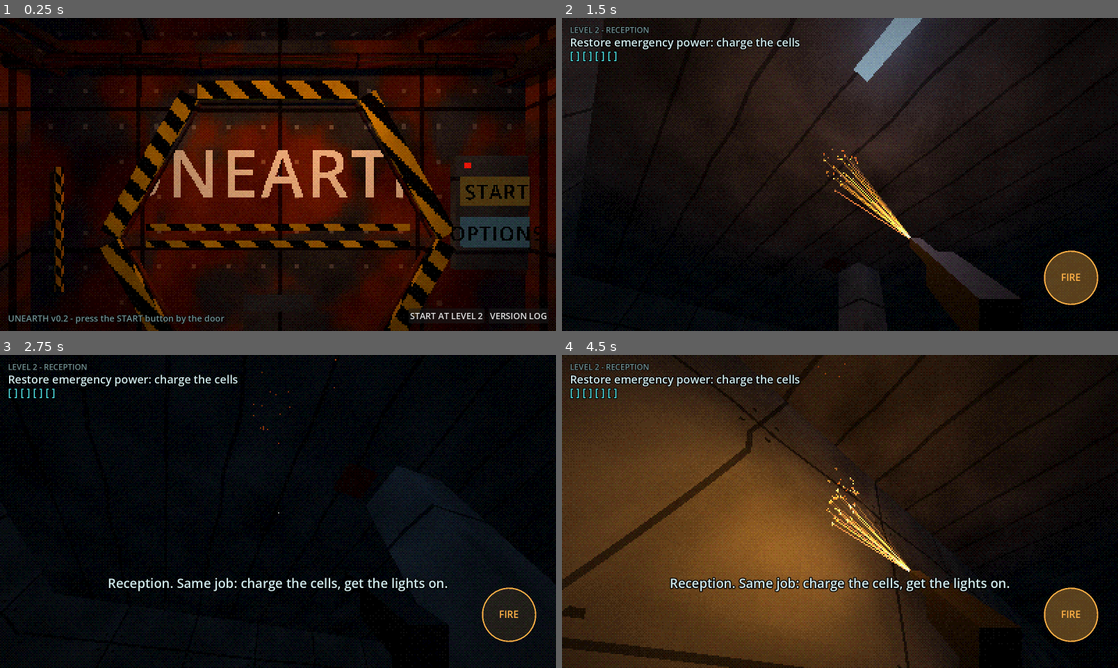
Above: before the commit, frames 1-4 (two rows, left to right).
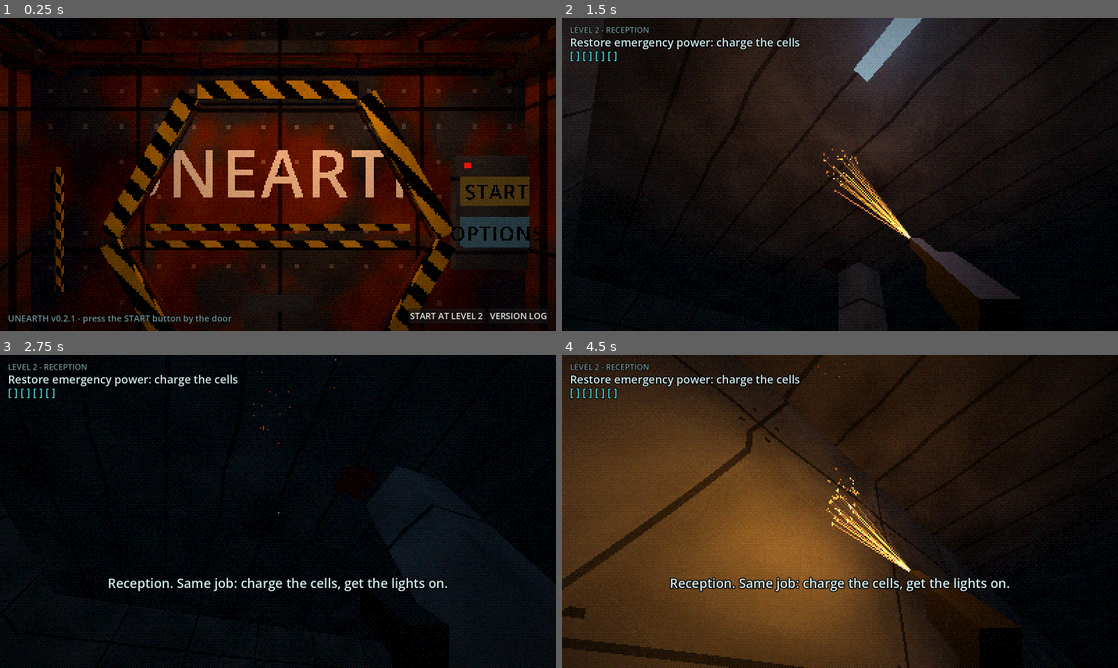
Above: after the commit, the same moments.

Repository: ctrlnomad/unearth-game
Game: Godot game, scene res://scenes/main.tscn
Two runs of this game, one before a commit and one after it. Both use one fixed random seed, a clock stepped at 60 frames per second and the inputs below.
Inputs (mouse positions are in pixels of both pictures, inside the frame that each line leads up to):
- Up to frame 1 (0.25 s): no input
- Up to frame 2 (1.5 s): click "START AT LEVEL 2" at 0.5 s; tap Enter at 1.25 s; move the mouse to (867, 174) at 1.27 s; press the mouse at (867, 174) at 1.28 s; hold W (move_forward) from 1.28 s (still down)
- Up to frame 3 (2.75 s): keep holding W (move_forward); tap Space (jump) at 1.52, 2.27 s; move the mouse to (250, 511) at 2.02 s; release the mouse at (250, 511) at 2.03 s; click (250, 511) at 2.1 s
- Up to frame 4 (4.5 s): keep holding W (move_forward); move the mouse to (851, 505) at 2.77 s; hold Shift (run) 2.78-3.53 s; click (851, 505) at 3.05 s; move the mouse to (834, 517) at 3.52 s; click (834, 517) at 3.6 s; tap Space (jump) at 3.77 s; move the mouse to (878, 514) at 4.27 s; press the mouse at (878, 514) at 4.28 s

The runs differ from the first frame. In frame 1, 0.4% of the frame differs, in the area x 12-42%, y 94-98%; in frame 2, 1.4%, in the area x 86-97%, y 74-92%; in frame 3, 0.6%; in frame 4, 1.4%.

Commit message:
Let the mouse play without pointer capture in browsers (v0.2.1)
Co-Authored-By: Claude Fable 5.2 <noreply@anthropic.com>
Claude-Session: https://claude.ai/code/session_01SaW6WTgdo4fXbeSnvrActV

Diff:
--- a/scripts/game.gd
+++ b/scripts/game.gd
@@ -18,8 +18,12 @@
 const TouchUI := preload("res://scripts/touch_ui.gd")
 const Sfx := preload("res://scripts/sfx.gd")
 
-const VERSION := "0.2"
+const VERSION := "0.2.1"
 const LOG := [
+	["v0.2.1 - 2026-11-13 - Mouse fix", [
+		"The mouse now works in browsers that refuse to capture it (an iPad with a mouse or trackpad): move to look, hold the button to fire, WASD to walk.",
+		"The on-screen FIRE button and thumbstick only show when you are playing by touch.",
+	]],
 	["v0.2 - 2026-11-13 - Moved to Godot", [
 		"The game is built in Godot again and exported to the browser, so the laptop game and the iPad build are the same project.",
 		"Everything from v0.1 is ported: power cells, scanner dots, ghosts, flares, the vents and Reception.",
--- a/scripts/main.gd
+++ b/scripts/main.gd
@@ -37,6 +37,7 @@
 var dots: Node               # the scanner's marks (scripts/scan_dots.gd)
 var touch_mode := false      # set by the first touch: on-screen controls, no mouse capture
 var _touches := {}           # touch index -> {role: look/move/fire, start, moved}
+var free_mouse := false      # the mouse plays without being captured (browsers that refuse pointer lock, e.g. on an iPad)
 var _post: ShaderMaterial
 var _crosshair: ColorRect
 
@@ -170,10 +171,13 @@
 			if touch.role == "fire":
 				held = true
 	else:
-		held = Input.mouse_mode == Input.MOUSE_MODE_CAPTURED and Input.is_action_pressed("fire")
-	player.touch_active = touch_mode
+		held = (free_mouse or Input.mouse_mode == Input.MOUSE_MODE_CAPTURED) and Input.is_action_pressed("fire")
+	if Input.mouse_mode == Input.MOUSE_MODE_CAPTURED:
+		free_mouse = false
+	player.touch_active = touch_mode or free_mouse
 	player.gun.fire_held = held and not options.visible and not game.sheet_open()
 	game.touch_ui.fire_on = held
+	game.touch_ui.visible = touch_mode
 
 
 ## Touch controls. Left side of the screen: thumbstick. FIRE button: trigger, and
@@ -231,8 +235,12 @@
 		return
 	if options.visible or game.sheet_open():
 		return
-	if event is InputEventMouse and (touch_mode or event.device == InputEvent.DEVICE_ID_EMULATION):
+	if event is InputEventMouse and event.device == InputEvent.DEVICE_ID_EMULATION:
 		return   # touches are handled in _input
+	if event is InputEventMouseButton and event.pressed:
+		touch_mode = false   # a real mouse: back to mouse controls
+	elif event is InputEventMouse and touch_mode:
+		return
 	if Input.mouse_mode == Input.MOUSE_MODE_CAPTURED:
 		if event is InputEventMouseMotion:
 			player.look(event.relative)
@@ -244,6 +252,11 @@
 		get_viewport().gui_release_focus()
 		Input.mouse_mode = Input.MOUSE_MODE_CAPTURED
 		_menu_pick(event.position)   # in the menu, the click that captures the mouse also presses what it is on
+		# A browser may refuse the capture (an iPad never grants it). The mouse then
+		# plays uncaptured: move to look, hold the button to fire.
+		free_mouse = OS.has_feature("web") and not dev_panel.visible
+	elif free_mouse and event is InputEventMouseMotion and not dev_panel.visible:
+		player.look(event.relative)
 
 
 func _add_overlay() -> void:
Not shown, changed: CHANGELOG.md
